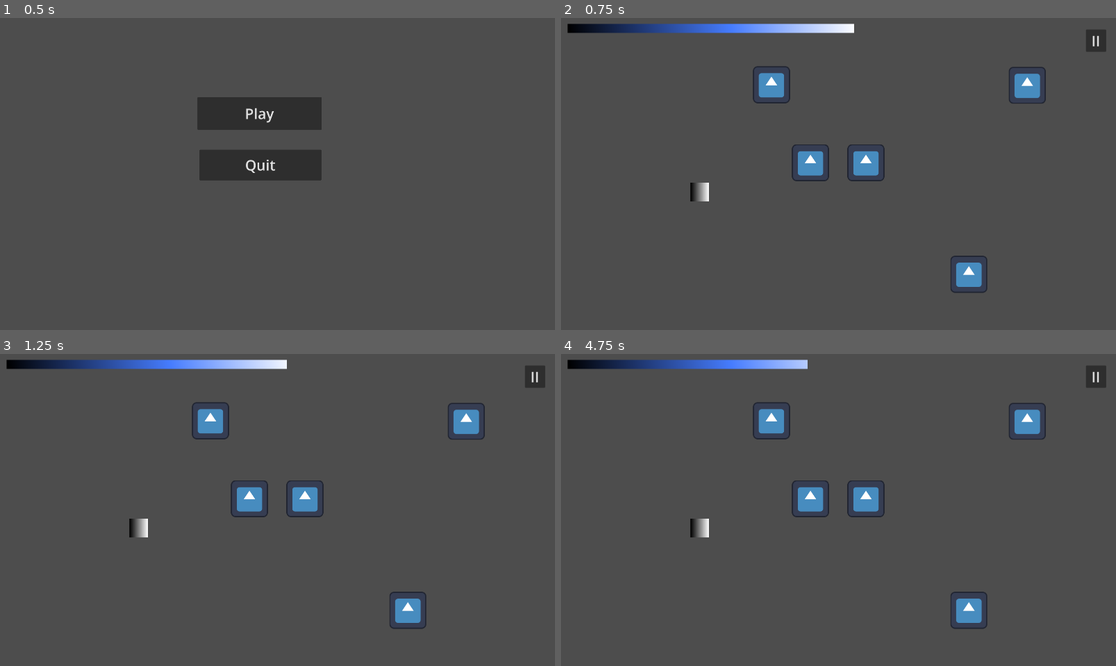
Above: before the commit, frames 1-4 (two rows, left to right).
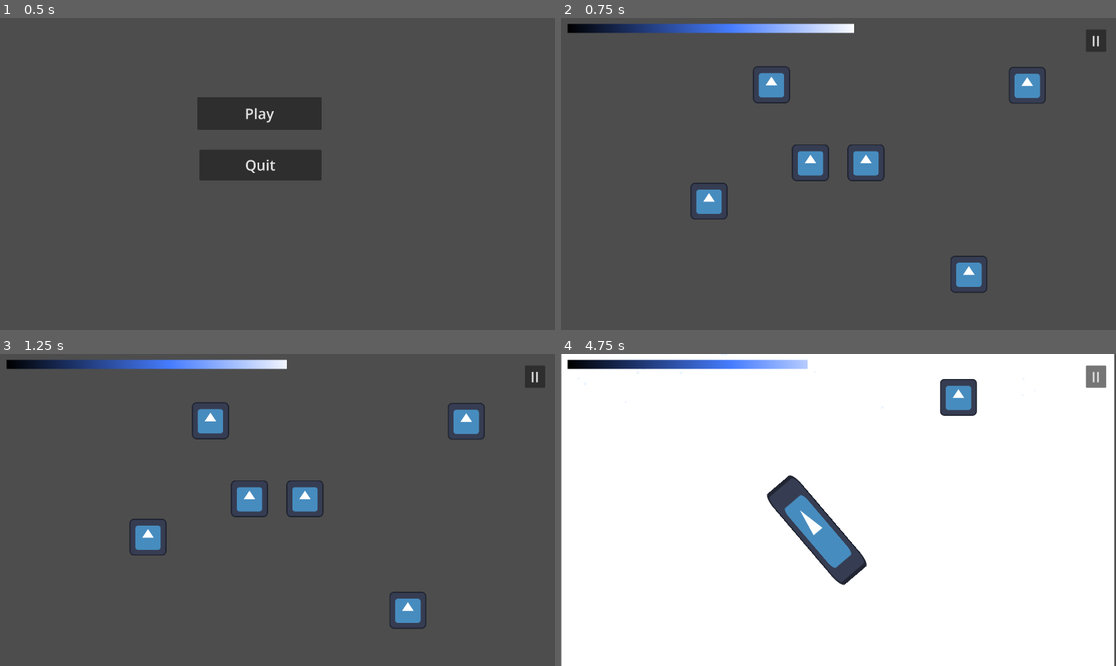
Above: after the commit, the same moments.

Repository: Inquisitor718/Casa-de-Penguin
Game: Godot game, scene res://Scenes/main_menu.tscn
Two runs of this game, one before a commit and one after it. Both use one fixed random seed, a clock stepped at 60 frames per second and the inputs below. The engine's default icon, where the game draws it, is replaced by a stand-in: a white triangle on a blue panel in a dark square.
Inputs (mouse positions are in pixels of both pictures, inside the frame that each line leads up to):
- Up to frame 1 (0.5 s): no input
- Up to frame 2 (0.75 s): click "Play" at 0.5 s
- Up to frame 3 (1.25 s): no input
- Up to frame 4 (4.75 s): click (1032, 422) at 1.25 s; click (982, 609) at 2.02 s; click (799, 422) at 2.77 s; click "II" at 3.5 s; click "Resume" at 4.25 s

Frame 1 is identical in both runs. In frame 2, 0.5% of the frame differs, in the area x 23-31%, y 52-65%; in frame 3, 0.5%; in frame 4, 97%, in the area x 0-100%, y 0-100%.

Commit message:
snowfall lagaya

Diff:
--- a/casa-de-penguin/home.gd
+++ b/casa-de-penguin/home.gd
@@ -12,3 +12,19 @@
 # Called every frame. 'delta' is the elapsed time since the previous frame.
 func _process(delta: float) -> void:
 	pass
+
+
+func _on_snowman_button_pressed() -> void:
+	get_tree().change_scene_to_file("res://Scenes/Snowman.tscn")
+
+
+func _on_pond_button_pressed() -> void:
+	get_tree().change_scene_to_file("res://Scenes/Pond.tscn")
+
+
+func _on_fireplace_pressed() -> void:
+	get_tree().change_scene_to_file("res://Scenes/fire_place.tscn")
+
+
+func _on_kitchen_pressed() -> void:
+	get_tree().change_scene_to_file("res://Scenes/kitchen.tscn")
--- a/casa-de-penguin/home.tscn
+++ b/casa-de-penguin/home.tscn
@@ -1,12 +1,7 @@
-[gd_scene load_steps=5 format=3 uid="uid://1v76j3t52gdp"]
+[gd_scene load_steps=3 format=3 uid="uid://1v76j3t52gdp"]
 
 [ext_resource type="Script" uid="uid://bdivaq32uc6dp" path="res://home.gd" id="1_1ey7h"]
 [ext_resource type="Texture2D" uid="uid://bxkdtofujphu3" path="res://icon.svg" id="3_o1ld7"]
-
-[sub_resource type="Gradient" id="Gradient_2ayvv"]
-
-[sub_resource type="GradientTexture2D" id="GradientTexture2D_w1mvj"]
-gradient = SubResource("Gradient_2ayvv")
 
 [node name="Home" type="Node2D"]
 script = ExtResource("1_1ey7h")
@@ -21,23 +16,23 @@
 [node name="Pond Button" type="TextureButton" parent="."]
 offset_left = 1347.0
 offset_top = 823.0
-offset_right = 1571.0
-offset_bottom = 863.0
+offset_right = 1475.0
+offset_bottom = 951.0
 texture_normal = ExtResource("3_o1ld7")
 
 [node name="Fireplace" type="TextureButton" parent="."]
 offset_left = 664.0
 offset_top = 167.0
-offset_right = 979.0
+offset_right = 792.0
 offset_bottom = 309.0
 texture_normal = ExtResource("3_o1ld7")
 
 [node name="Kitchen" type="TextureButton" parent="."]
 offset_left = 448.0
 offset_top = 570.0
-offset_right = 770.0
-offset_bottom = 846.0
-texture_normal = SubResource("GradientTexture2D_w1mvj")
+offset_right = 576.0
+offset_bottom = 701.0
+texture_normal = ExtResource("3_o1ld7")
 
 [node name="Penguin1" type="Sprite2D" parent="."]
 position = Vector2(863, 501)
@@ -47,7 +42,7 @@
 position = Vector2(1055, 501)
 texture = ExtResource("3_o1ld7")
 
-[connection signal="pressed" from="Snowman Button" to="." method="_on_texture_button_pressed"]
+[connection signal="pressed" from="Snowman Button" to="." method="_on_snowman_button_pressed"]
 [connection signal="pressed" from="Pond Button" to="." method="_on_pond_button_pressed"]
 [connection signal="pressed" from="Fireplace" to="." method="_on_fireplace_pressed"]
 [connection signal="pressed" from="Kitchen" to="." method="_on_kitchen_pressed"]
--- a/casa-de-penguin/scenes/Snowman.tscn
+++ b/casa-de-penguin/scenes/Snowman.tscn
@@ -10,6 +10,26 @@
 
 [sub_resource type="WorldBoundaryShape2D" id="WorldBoundaryShape2D_0e48y"]
 distance = -550.0
+
+[sub_resource type="ParticleProcessMaterial" id="ParticleProcessMaterial_lbn13"]
+particle_flag_disable_z = true
+emission_shape = 3
+emission_box_extents = Vector3(600, 10, 1)
+angle_min = 200.00002
+angle_max = 240.00002
+spread = 20.0
+initial_velocity_min = 40.0
+initial_velocity_max = 40.0
+gravity = Vector3(-150, 120, 0)
+linear_accel_min = -120.0
+linear_accel_max = -60.0
+scale_min = 5.0
+scale_max = 10.0
+color = Color(0.8980392, 0.9490196, 1, 0.8)
+turbulence_enabled = true
+turbulence_noise_strength = 20.0
+turbulence_noise_scale = 2.5
+turbulence_noise_speed_random = 0.8
 
 [node name="Node2D" type="Node2D"]
 script = ExtResource("1_6m2of")
@@ -56,4 +76,11 @@
 value = 100.0
 texture_progress = ExtResource("2_8nwud")
 
+[node name="Snowfall" type="GPUParticles2D" parent="."]
+position = Vector2(946, 64)
+scale = Vector2(-4.5192804, -8.217786)
+amount = 600
+lifetime = 50.0
+process_material = SubResource("ParticleProcessMaterial_lbn13")
+
 [connection signal="timeout" from="Timer" to="." method="_on_timer_timeout"]
Not shown: 1 places in casa-de-penguin/scenes/Snowman.tscn that only renumber resources
